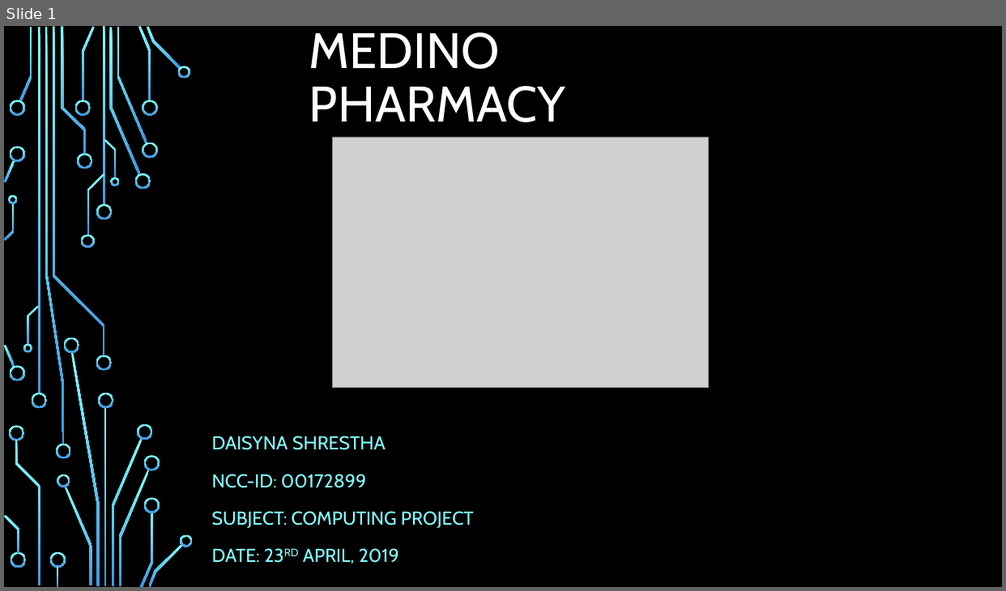
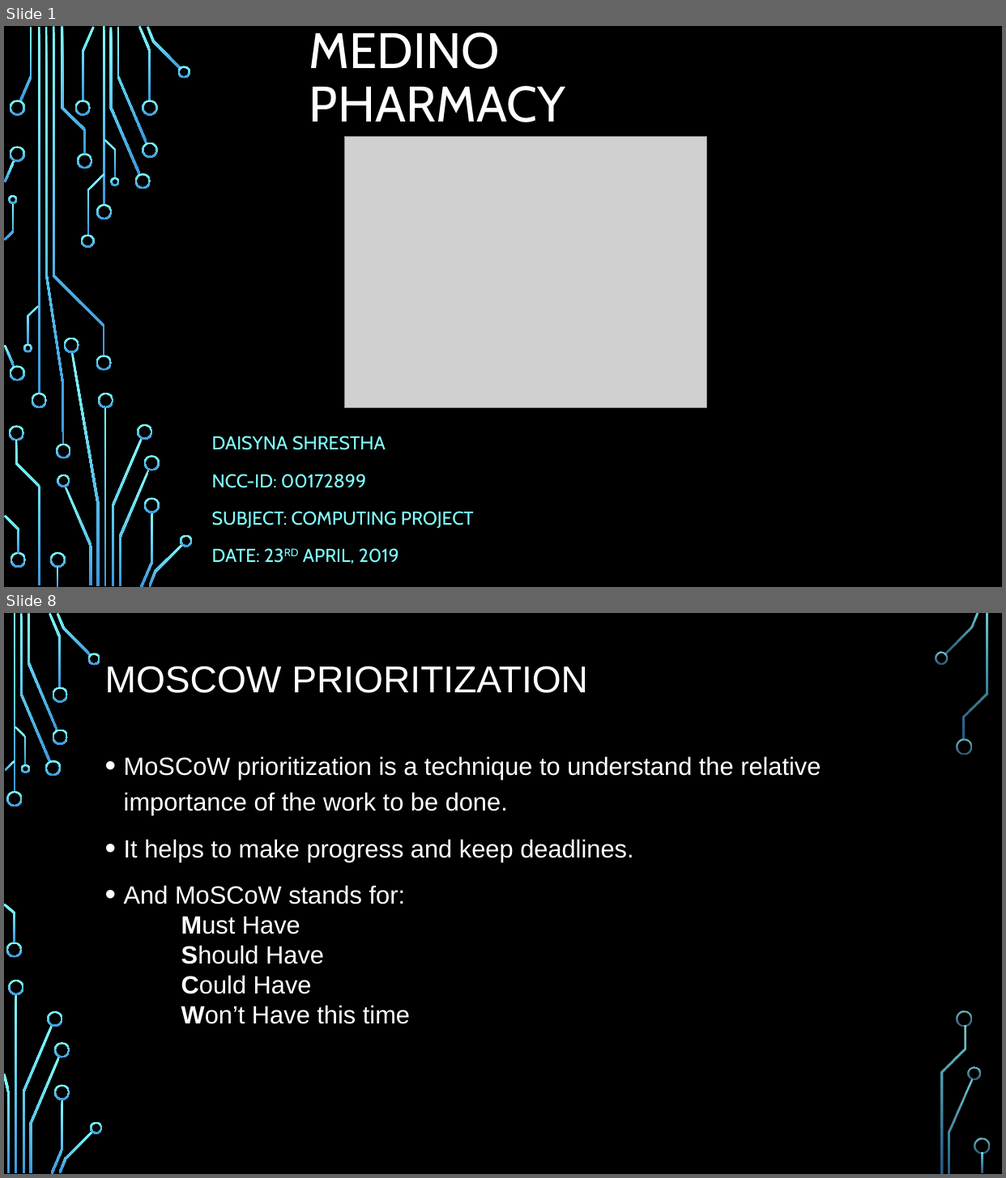
Before and after one commit to sdaisyna/PharmacyMS, a slide deck: Design/Medino Pharmacy.pptx. Shown one above the other, each under a label of ours: slide 1 before the commit, slides 1 and 8 after it; the slides between them are not shown. The pictures are 1006x591 and 1006x1178 pixels, drawn with LibreOffice and Linux fonts; fonts in the diff are those of the drawing; grey boxes stand for pictures; background and template pictures are left out. Boxes give left, top, right and bottom in pixels: in the first picture for what was removed or moved away, otherwise in the second. Text is boxed around its words. In the diff, an @@ line names an element or a change of style, - is before the commit and + after.

```diff
--- a/Design/Medino Pharmacy.pptx
+++ b/Design/Medino Pharmacy.pptx
@@ slide 8 added at [4, 613, 1002, 1174], background picture (left out) @@
@@ title added at [105, 666, 588, 693], 36 pt, text #FFFFFF @@
+MOSCOW PRIORITIZATION
@@ text added at [124, 756, 820, 1024], 24 pt, text #FFFFFF @@
+• MoSCoW prioritization is a technique to understand the relative importance of the work to be done.
+• It helps to make progress and keep deadlines.
+• And MoSCoW stands for:
+Must Have
+Should Have
+Could Have
+Won’t Have this time
@@ group added at [4, 613, 990, 1174]: 33 freeform shapes, 3 rectangles @@
@@ slide 1 changed as well @@
@@ picture: place and size @@
-picture at [333, 137, 709, 387]
+picture at [345, 137, 707, 408]
```
Also in this commit, not shown: 1 other slide changed, 41 other slides added, 1 slide removed, 6 other files.
